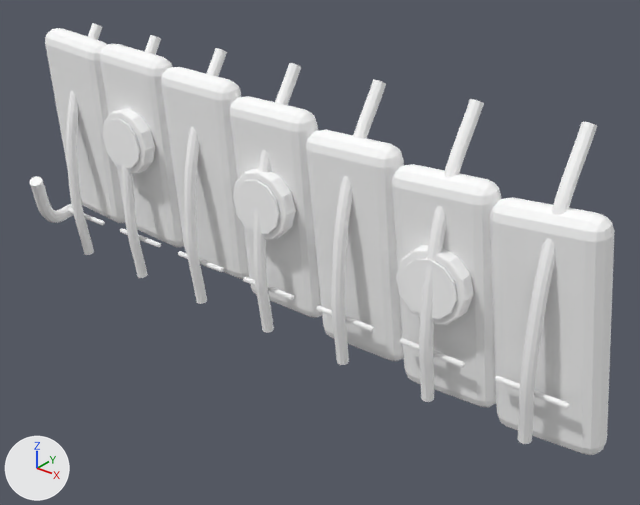
Renders of the OBJ model models/kolonia/crashed_hull.obj from each side of a commit.
Camera for both pictures: a 50 mm camera at (885.0, -1004.0, 745.0) aimed at (81.0, 1.0, 122.0). The lights are fixed; the arrows at lower left show +X, +Y and +Z. The older version comes first. Where no turn or scale is listed for an object, it has been applied to the vertices. Vertices at exactly the same position are counted once.

Script lines for the objects in view, before the commit:
```python
me_crashed_hull = bpy.data.meshes.new('crashed_hull')
me_crashed_hull.from_pydata(...)  # 4616 vertices, 9120 faces; spans x -580.0..574.0, y -141.0..48.0, z -62.0..411.0
# faces by material slot: [1316, 6068, 1316, 420]
me_crashed_hull.materials.append(mat_textures_kolonia_ivory)  # its picture is missing
me_crashed_hull.materials.append(mat_textures_kolonia_metal)  # its picture is missing
me_crashed_hull.materials.append(mat_textures_kolonia_ship_light_norad)  # its picture is missing
me_crashed_hull.materials.append(mat_textures_kolonia_window)  # its picture is missing
ob_crashed_hull = bpy.data.objects.new('crashed_hull', me_crashed_hull)
ob_crashed_hull.location = (0.0, 0.0, 0.0)
```
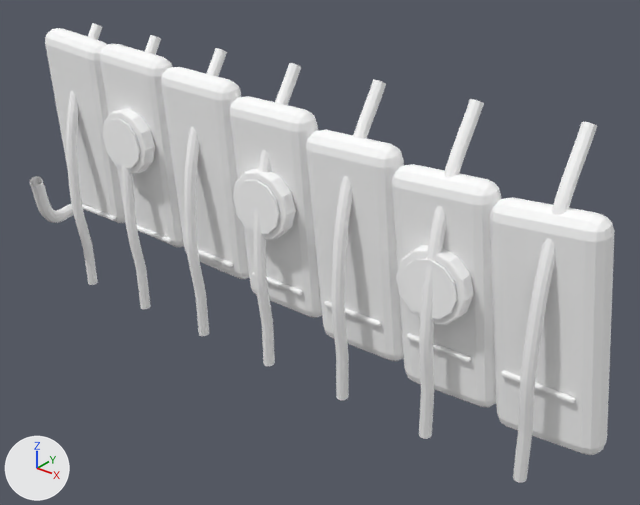
What changed in the scene script:
```text
Change me_crashed_hull:
    used by ob_crashed_hull; location = (0.0, 0.0, 0.0)
    remove me_crashed_hull.from_pydata(...)  # 4616 vertices, 9120 faces; spans x -580.0..574.0, y -141.0..48.0, z -62.0..411.0
    add me_crashed_hull.from_pydata(...)  # 4616 vertices, 9112 faces; spans x -580.0..574.0, y -141.0..48.0, z -101.0..411.0
    me_crashed_hull part 1: the loose piece of 96 vertices spanning x -535.0..-425.0, y -41.0..-33.0, z 42.0..50.0 is moved by (0.0, 28.0, 0.0)
    me_crashed_hull part 2: the loose piece of 96 vertices spanning x -375.0..-265.0, y -41.0..-33.0, z 42.0..50.0 is moved by (0.0, 26.0, 0.0)
    me_crashed_hull part 3: the loose piece of 96 vertices spanning x -215.0..-105.0, y -41.0..-33.0, z 42.0..50.0 is moved by (0.0, 24.0, 0.0)
    me_crashed_hull part 4: the loose piece of 96 vertices spanning x -55.0..55.0, y -41.0..-33.0, z 42.0..50.0 is moved by (0.0, 22.0, 0.0)
    me_crashed_hull part 5: the loose piece of 96 vertices spanning x 105.0..215.0, y -41.0..-33.0, z 42.0..50.0 is moved by (0.0, 20.0, 0.0)
    me_crashed_hull part 6: the loose piece of 96 vertices spanning x 265.0..375.0, y -41.0..-33.0, z 42.0..50.0 is moved by (0.0, 18.0, 0.0)
    me_crashed_hull part 7: the loose piece of 96 vertices spanning x 425.0..535.0, y -41.0..-33.0, z 42.0..50.0 is moved by (0.0, 17.0, 0.0)
    me_crashed_hull part 8: all 30 vertices in x -170.0..170.0, y -49.0..-31.0, z -33.0..-31.0 are moved by (0.0, 0.0, -68.0)
    me_crashed_hull part 9: all 10 vertices in x -490.0..-470.0, y -49.0..-31.0, z -33.0..-31.0 are moved by (0.0, 0.0, -68.0)
    me_crashed_hull part 10: all 10 vertices in x -330.0..-310.0, y -49.0..-31.0, z -33.0..-31.0 are moved by (0.0, 0.0, -68.0)
    me_crashed_hull part 11: all 10 vertices in x 310.0..330.0, y -49.0..-31.0, z -33.0..-31.0 are moved by (0.0, 0.0, -68.0)
    me_crashed_hull part 12: all 10 vertices in x 470.0..490.0, y -49.0..-31.0, z -33.0..-31.0 are moved by (0.0, 0.0, -68.0)
```

Pixel boxes [x1, y1, x2, y2] of what changed, in the pictures (640 x 505 px; the box of a moved part takes in the faces that stretch with it):
'crashed_hull', reshaped (6% taller): before [30, 23, 615, 455]; after [30, 23, 615, 483]
part 1 of me_crashed_hull, moved or reshaped: before [68, 208, 105, 225]; after [82, 204, 116, 221]
part 2 of me_crashed_hull, moved or reshaped: before [120, 228, 161, 247]; after [137, 226, 171, 243]
part 3 of me_crashed_hull, moved or reshaped: before [178, 251, 224, 272]; after [198, 250, 233, 267]
part 4 of me_crashed_hull, moved or reshaped: before [243, 277, 294, 300]; after [252, 272, 303, 295]
part 5 of me_crashed_hull, moved or reshaped: before [316, 306, 374, 332]; after [324, 301, 381, 327]
part 6 of me_crashed_hull, moved or reshaped: before [400, 338, 465, 368]; after [406, 333, 471, 362]
part 7 of me_crashed_hull, moved or reshaped: before [495, 376, 570, 409]; after [501, 370, 575, 403]
part 8 of me_crashed_hull, moved or reshaped: before [196, 296, 349, 365]; after [195, 296, 349, 400]
part 9 of me_crashed_hull, moved or reshaped: before [83, 247, 94, 255]; after [83, 247, 98, 285]
part 10 of me_crashed_hull, moved or reshaped: before [137, 269, 148, 278]; after [136, 270, 151, 309]
part 11 of me_crashed_hull, moved or reshaped: before [421, 392, 434, 402]; after [419, 392, 434, 439]
part 12 of me_crashed_hull, moved or reshaped: before [518, 433, 532, 444]; after [513, 433, 532, 483]
